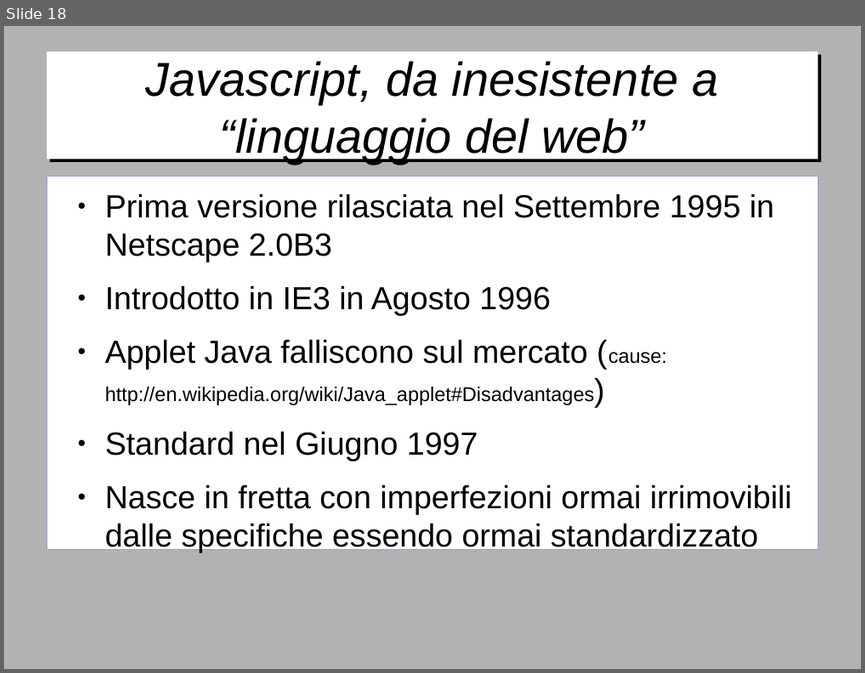
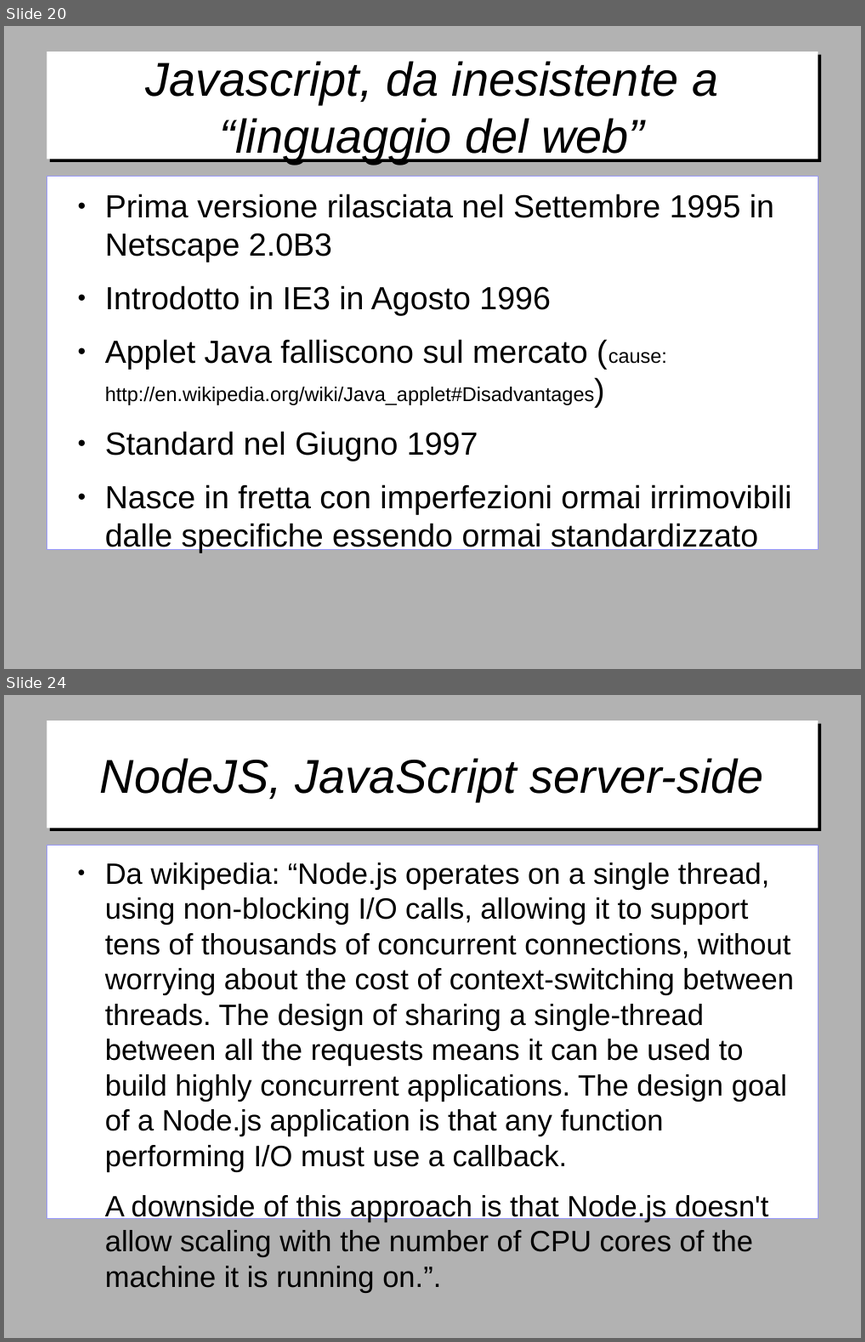
Before and after one commit to gitfer/ARXCourse, a slide deck: ARXCourse.odp. Shown one above the other, each under a label of ours: slide 18 before the commit, slides 20 and 24 after it; the slides between them are not shown. The pictures are 865x673 and 865x1342 pixels, drawn with LibreOffice and Linux fonts; fonts in the diff are those of the drawing; background and template pictures are left out. Boxes give left, top, right and bottom in pixels: in the first picture for what was removed or moved away, otherwise in the second. Text is boxed around its words. In the diff, an @@ line names an element or a change of style, - is before the commit and + after.

Commit message:
Node, grunt, bower, preprocessori

```diff
--- a/ARXCourse.odp
+++ b/ARXCourse.odp
@@ slide 24 added at (4, 695, 861, 1338), background #B2B2B2 @@
@@ title added at (46, 721, 818, 828), fill #FFFFFF, 44 pt, text #000000, italic @@
+NodeJS, JavaScript server-side
@@ text added at (46, 845, 818, 1219), fill #FFFFFF, outline #9999FF 0 pt, 27.2 pt, text #000000 @@
+● Da wikipedia: “Node.js operates on a single thread, using non-blocking I/O calls, allowing it to support tens of thousands of concurrent connections, without worrying about the cost of context-switching between threads. The design of sharing a single-thread between all the requests means it can be used to build highly concurrent applications. The design goal of a Node.js application is that any function performing I/O must use a callback.
+A downside of this approach is that Node.js doesn't allow scaling with the number of CPU cores of the machine it is running on.”.
@@ what was slide 18 is now slide 20 @@
```
Also in this commit, not shown: 9 slides changed, 10 other slides added, 3 other files.
